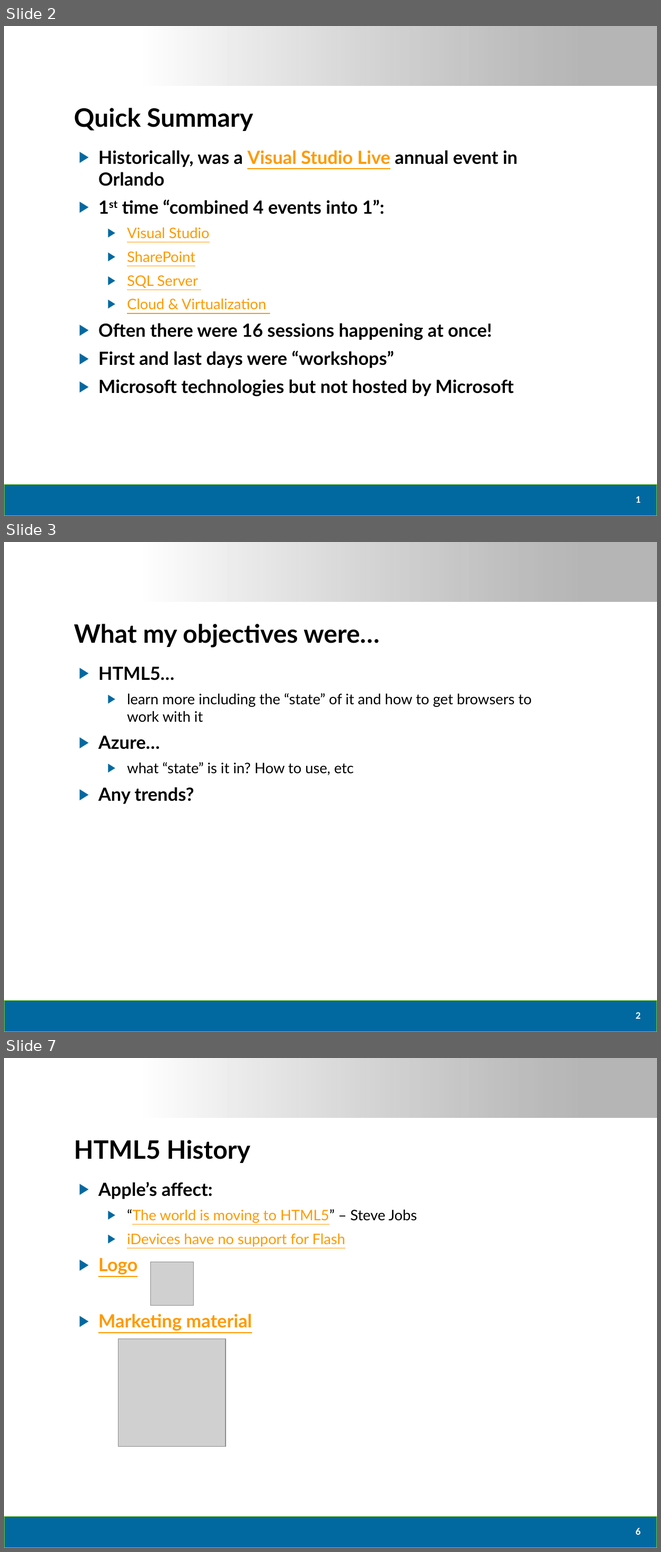
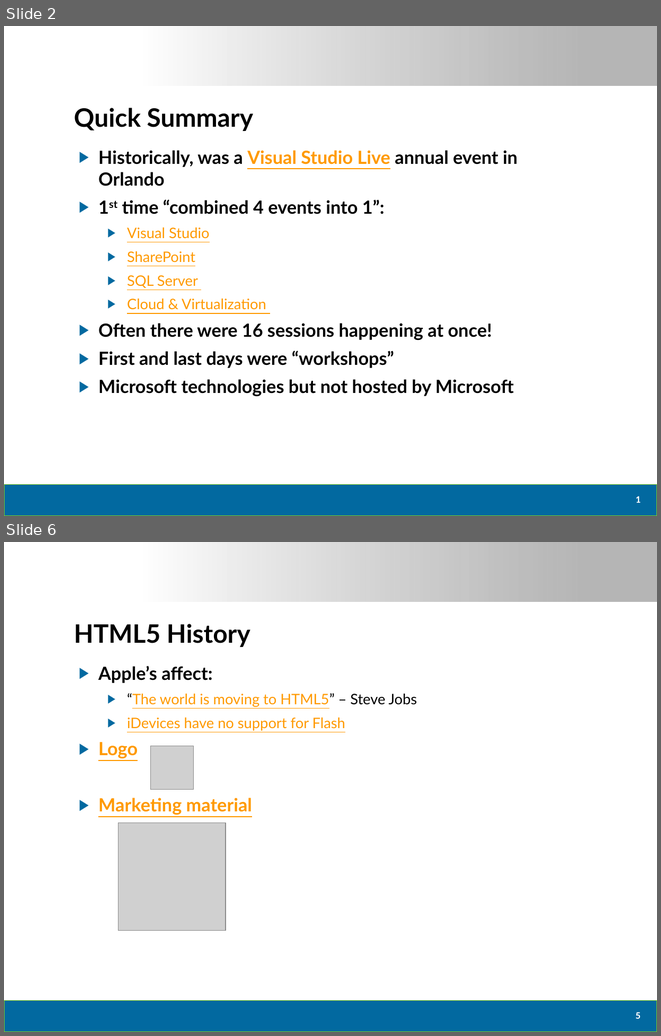
Before and after one commit to dtomyn/HTML5Demo1, a slide deck: Docs/2012 - Live360 Event Review (NEWER).pptx. Shown one above the other, each under a label of ours: slides 2, 3 and 7 before the commit, slides 2 and 6 after it; the slides between them are not shown. The pictures are 661x1552 and 661x1036 pixels, drawn with LibreOffice and Linux fonts; fonts in the diff are those of the drawing; grey boxes stand for pictures; background and template pictures are left out. Boxes give left, top, right and bottom in pixels: in the first picture for what was removed or moved away, otherwise in the second. Text is boxed around its words. In the diff, an @@ line names an element or a change of style, - is before the commit and + after.

```diff
--- a/Docs/2012 - Live360 Event Review (NEWER).pptx
+++ b/Docs/2012 - Live360 Event Review (NEWER).pptx
@@ slide 3 removed at (4,542,657,1032), background #FFFFFF; not listed: 2 template elements that a slide beside it also shows @@
@@ title removed at (74,624,379,647) @@
-What my objectives were…
@@ text removed at (98,667,531,804) @@
-▶ HTML5…
-  ▶ learn more including the “state” of it and how to get browsers to work with it
-▶ Azure…
-  ▶ what “state” is it in? How to use, etc
-▶ Any trends?
@@ page number removed at (636,1012,641,1018) @@
-2
@@ what was slide 7 is now slide 6 @@
@@ page number at (636,1012,641,1018): text changed @@
-6
+5
```
Also in this commit, not shown: 3 slides changed, 9 other files.
